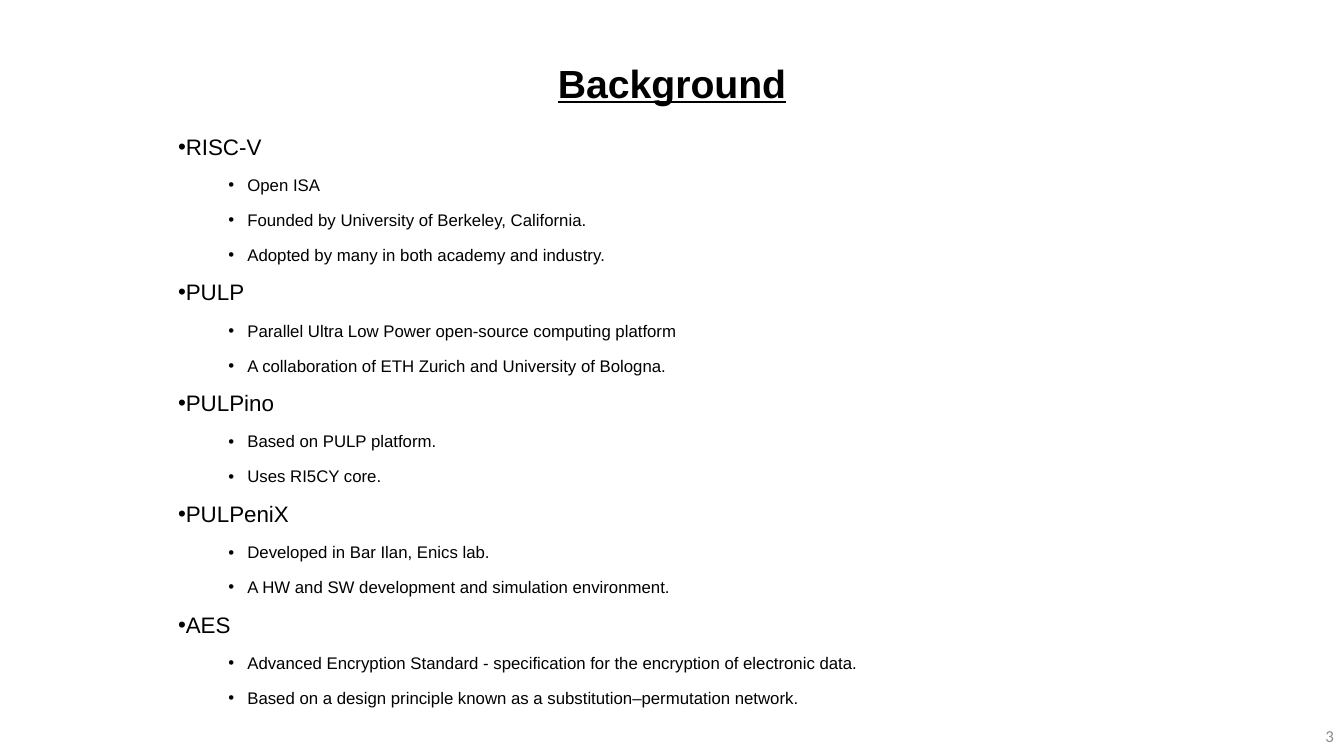
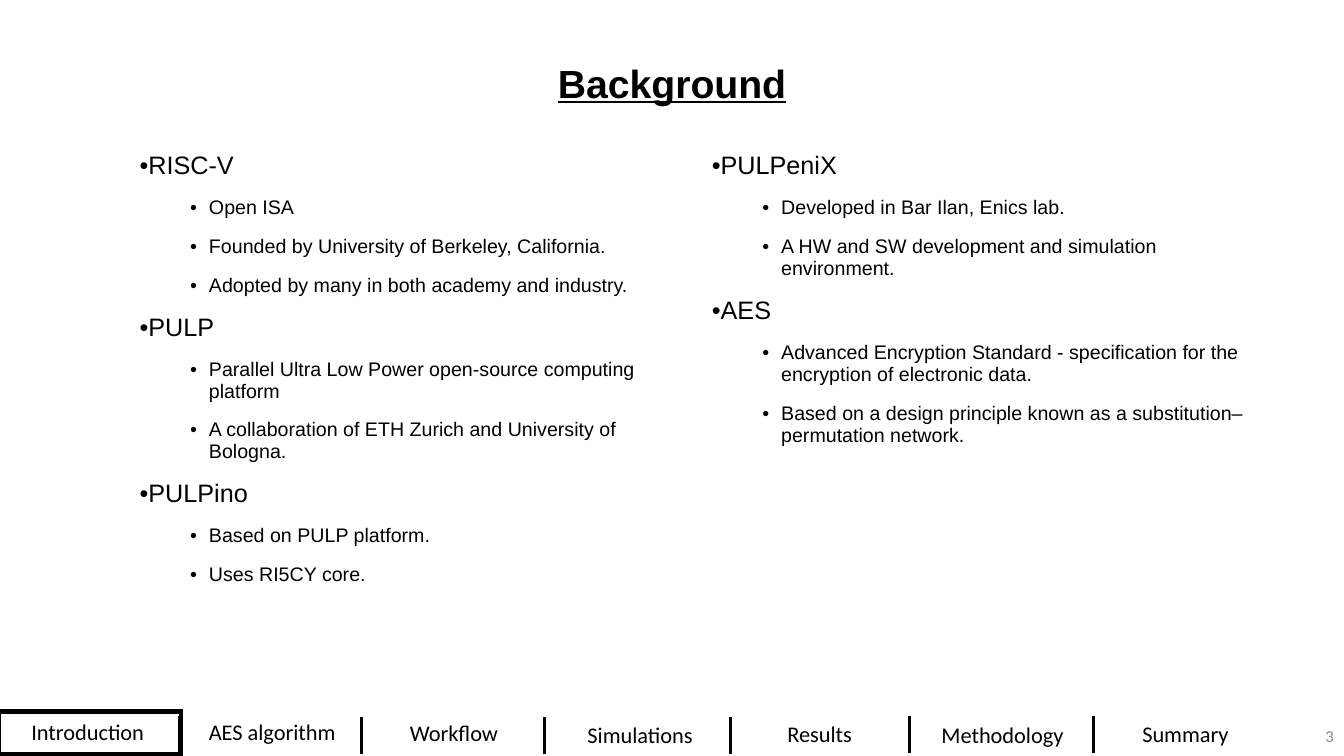
Before and after one commit to DavidDanD/PULPenix_AES, a slide deck: slide 3 of David and Dolev - Final Presentation5.pptx. Drawn at 1344x756 pixels with LibreOffice and Linux fonts; fonts in the diff are those of the drawing; background and template pictures are left out. Boxes give left, top, right and bottom in pixels: in the first picture for what was removed or moved away, otherwise in the second. Text is boxed around its words. In the diff, an @@ line names an element or a change of style, - is before the commit and + after.

```diff
--- a/David and Dolev - Final Presentation5.pptx
+++ b/David and Dolev - Final Presentation5.pptx
@@ table added at (130, 147, 1275, 682), 1 rows, 2 columns @@
+RISC-V / Open ISA / Founded by University of Berkeley, California. / Adopted by many in both academy and industry. / PULP / Parallel Ultra Low Power open-source computing platform / A collaboration of ETH Zurich and University of Bologna. / PULPino / Based on PULP platform. / Uses RI5CY core. | PULPeniX / Developed in Bar Ilan, Enics lab. / A HW and SW development and simulation environment. / AES / Advanced Encryption Standard - specification for the encryption of electronic data. / Based on a design principle known as a substitution–permutation network.
@@ subtitle removed at (178, 139, 857, 708) @@
-• RISC-V
-  • Open ISA
-  • Founded by University of Berkeley, California.
-  • Adopted by many in both academy and industry.
-• PULP
-  • Parallel Ultra Low Power open-source computing platform
-  • A collaboration of ETH Zurich and University of Bologna.
-• PULPino
-  • Based on PULP platform.
-  • Uses RI5CY core.
-• PULPeniX
-  • Developed in Bar Ilan, Enics lab.
-  • A HW and SW development and simulation environment.
-• AES
-  • Advanced Encryption Standard - specification for the encryption of electronic data.
-  • Based on a design principle known as a substitution–permutation network.
@@ rectangle added at (0, 712, 180, 754), outline #000000 3 pt @@
@@ line added from (179, 716) to (179, 753), #000000 2.25 pt @@
@@ line added from (362, 717) to (362, 754), #000000 2.25 pt @@
@@ line added from (544, 717) to (544, 754), #000000 2.25 pt @@
@@ line added from (730, 717) to (730, 754), #000000 2.25 pt @@
@@ line added from (909, 716) to (909, 753), #000000 2.25 pt @@
@@ line added from (1094, 716) to (1094, 753), #000000 2.25 pt @@
@@ text added at (31, 724, 144, 740), 16 pt, text #000000 @@
+Introduction
@@ text added at (209, 724, 336, 744), 16 pt, text #000000 @@
+AES algorithm
@@ text added at (410, 725, 498, 741), 16 pt, text #000000 @@
+Workflow
@@ text added at (587, 727, 692, 743), 16 pt, text #000000 @@
+Simulations
@@ text added at (787, 726, 852, 742), 16 pt, text #000000 @@
+Results
@@ text added at (941, 727, 1063, 747), 16 pt, text #000000 @@
+Methodology
@@ text added at (1142, 727, 1228, 746), 16 pt, text #000000 @@
+Summary
```
Also in this commit, not shown: 32 other slides changed, 1 slide added, 1 slide removed, 1 other file.
